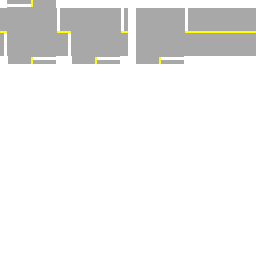
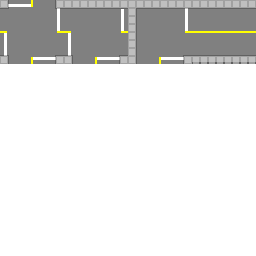
Two versions of the same layered image (256x256). Layer-by-layer changes:
painted on "Straight" over [191,0,256,64]
painted on "2-way" over [128,0,192,64]
painted on "3-way" over [63,0,136,64]
painted on "4-way" over [0,0,64,64]
